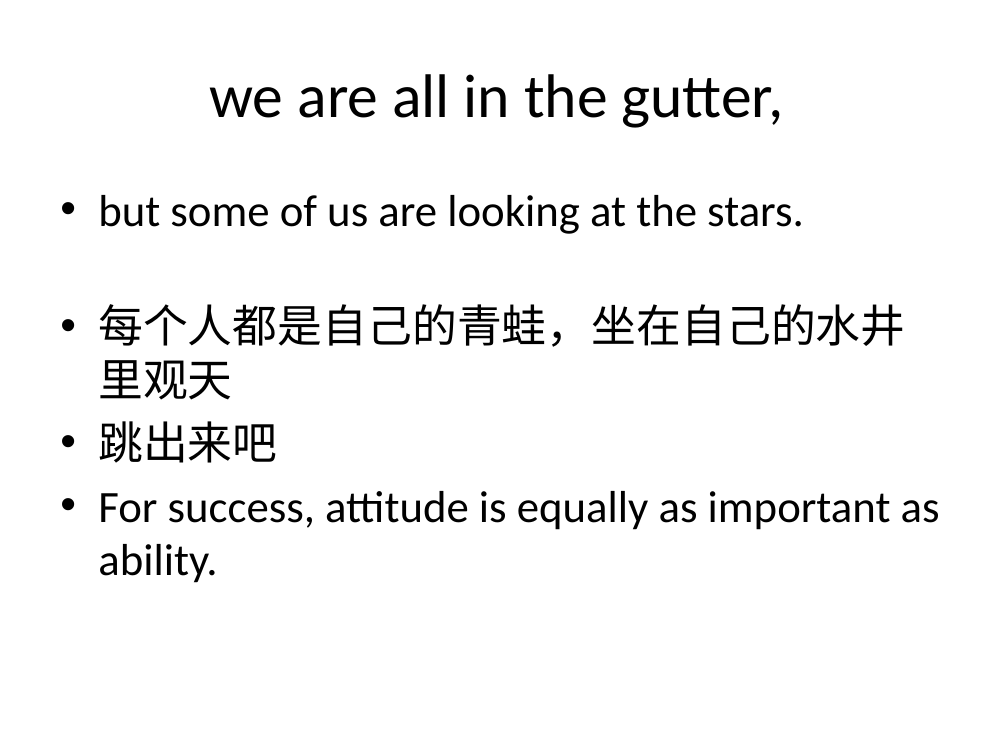
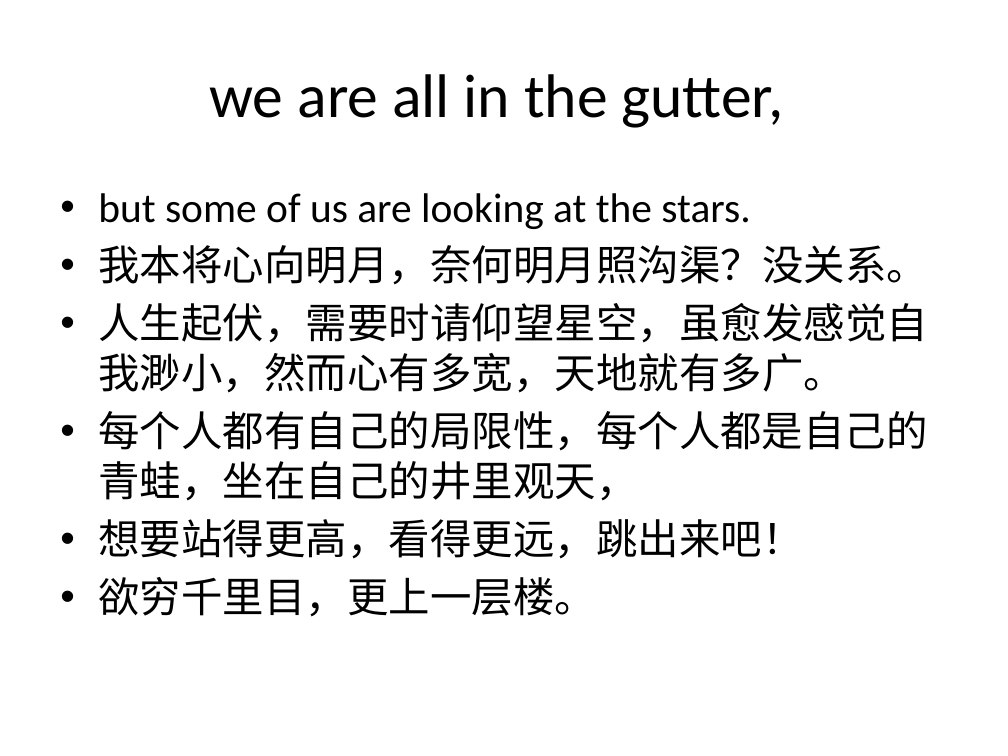
Before and after one commit to FinchYang/pyinrealworld, a slide deck: slide 17 of doc/Blah blah blah.pptx (slide 18 before the commit). Drawn at 1008x756 pixels with LibreOffice and Linux fonts; fonts in the diff are those of the drawing. Boxes give left, top, right and bottom in pixels: in the first picture for what was removed or moved away, otherwise in the second. Text is boxed around its words. In the diff, an @@ line names an element or a change of style, - is before the commit and + after.

```diff
--- a/doc/Blah blah blah.pptx
+++ b/doc/Blah blah blah.pptx
@@ text at (98,193,750,229): size 32 to 29.6 pt in "but some of us are looking at ..." @@
@@ text at (98,245,928,617): text changed; size 32 to 29.6 pt @@
-• 每个人都是自己的青蛙，坐在自己的水井里观天
-• 跳出来吧
-• For success, attitude is equally as important as ability.
+• 我本将心向明月，奈何明月照沟渠？没关系。
+• 人生起伏，需要时请仰望星空，虽愈发感觉自我渺小，然而心有多宽，天地就有多广。
+• 每个人都有自己的局限性，每个人都是自己的青蛙，坐在自己的井里观天，
+• 想要站得更高，看得更远，跳出来吧！
+• 欲穷千里目，更上一层楼。
```
Also in this commit, not shown: 19 other slides changed, 2 slides removed, 8 other files.
